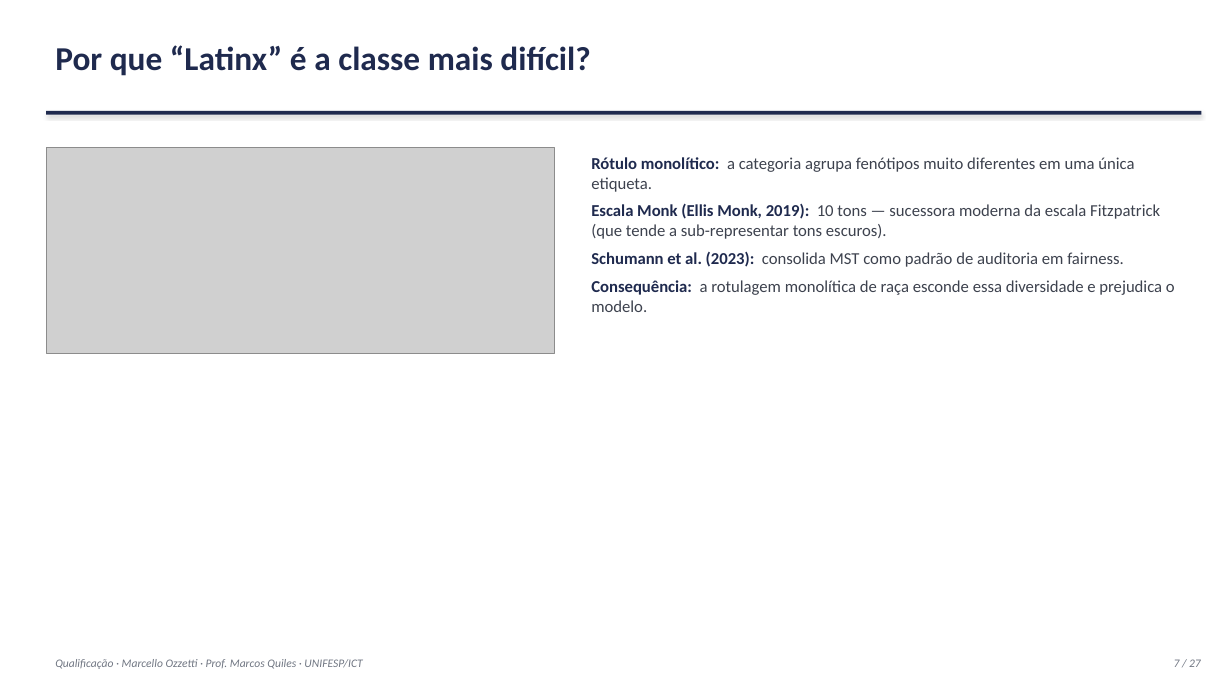
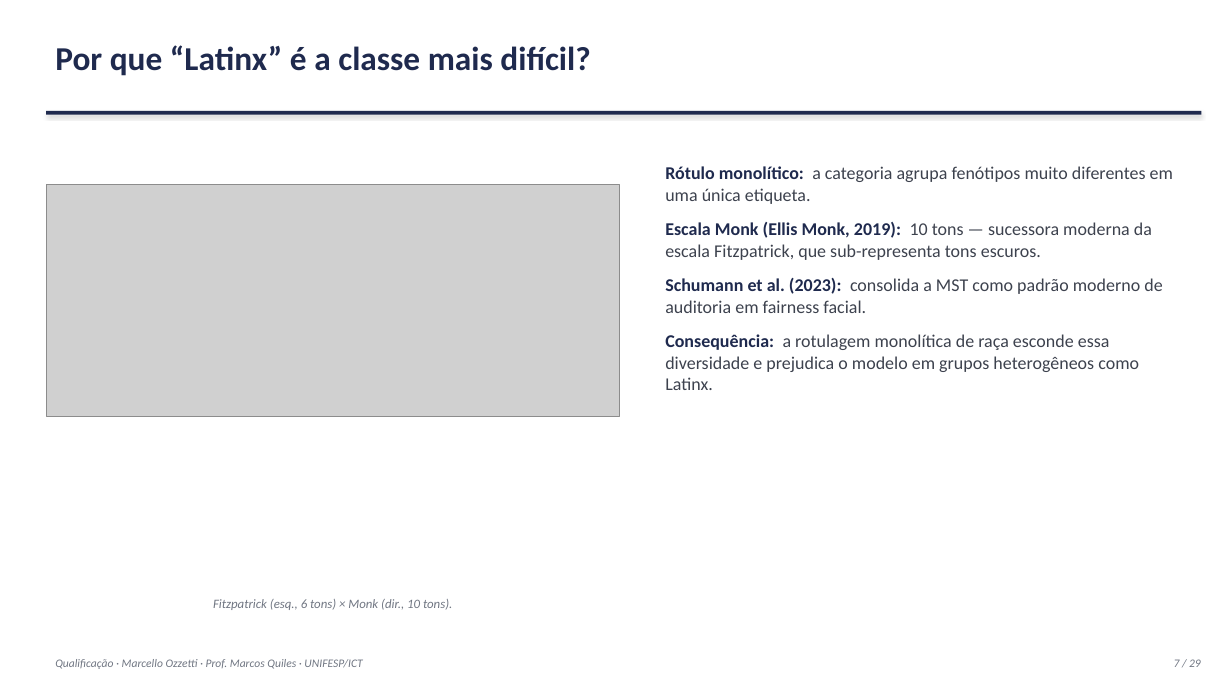
Before and after one commit to marcellozzetti/Facial-Recognition-Models-Mitigating-Bias, a slide deck: slide 7 of docs/ativo/material_qualificacao_2026-09-30.pptx. Drawn at 1232x693 pixels with LibreOffice and Linux fonts; fonts in the diff are those of the drawing; grey boxes stand for pictures. Boxes give left, top, right and bottom in pixels: in the first picture for what was removed or moved away, otherwise in the second. Text is boxed around its words. In the diff, an @@ line names an element or a change of style, - is before the commit and + after.

```diff
--- a/docs/ativo/material_qualificacao_2026-09-30.pptx
+++ b/docs/ativo/material_qualificacao_2026-09-30.pptx
@@ text "Rótulo monolítico: a categoria agrupa ...": place and size @@
-text "Rótulo monolítico: a categoria agrupa ..." at (591, 157, 1175, 312)
+text "Rótulo monolítico: a categoria agrupa ..." at (665, 166, 1173, 390)
@@ text at (665, 166, 1173, 204): size 13 to 14 pt in "Rótulo monolítico: a categoria agrupa fenótipos muito ..."; more space between paragraphs @@
@@ picture: place and size @@
-picture at (46, 148, 555, 353)
+picture at (46, 185, 619, 417)
@@ text at (665, 222, 1162, 390): text changed; size 13 to 14 pt @@
-Escala Monk (Ellis Monk, 2019): 10 tons — sucessora moderna da escala Fitzpatrick (que tende a sub-representar tons escuros).
-Schumann et al. (2023): consolida MST como padrão de auditoria em fairness.
-Consequência: a rotulagem monolítica de raça esconde essa diversidade e prejudica o modelo.
+Escala Monk (Ellis Monk, 2019): 10 tons — sucessora moderna da escala Fitzpatrick, que sub-representa tons escuros.
+Schumann et al. (2023): consolida a MST como padrão moderno de auditoria em fairness facial.
+Consequência: a rotulagem monolítica de raça esconde essa diversidade e prejudica o modelo em grupos heterogêneos como Latinx.
@@ text added at (213, 599, 452, 610), 10 pt, text #707682, italic @@
+Fitzpatrick (esq., 6 tons) × Monk (dir., 10 tons).
@@ text at (1174, 659, 1201, 667): text changed @@
-7 / 27
+7 / 29
```
Also in this commit, not shown: 23 other slides changed, 3 slides added, 1 slide removed, 1 other file.
